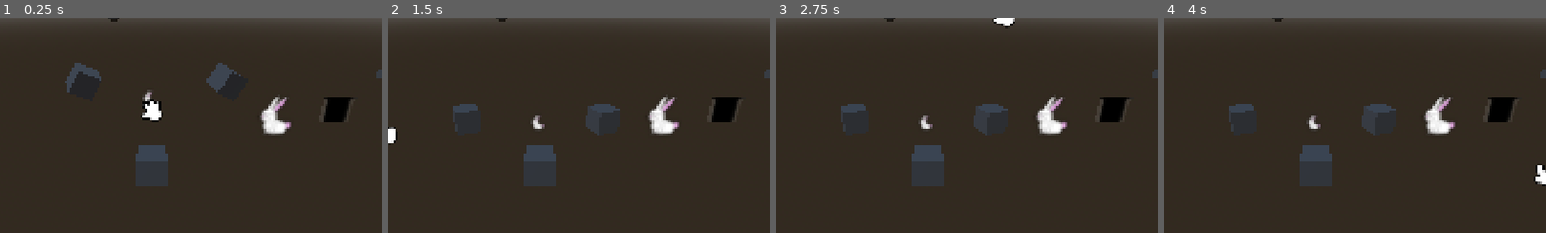
Above: before the commit, frames 1-4 (left to right).
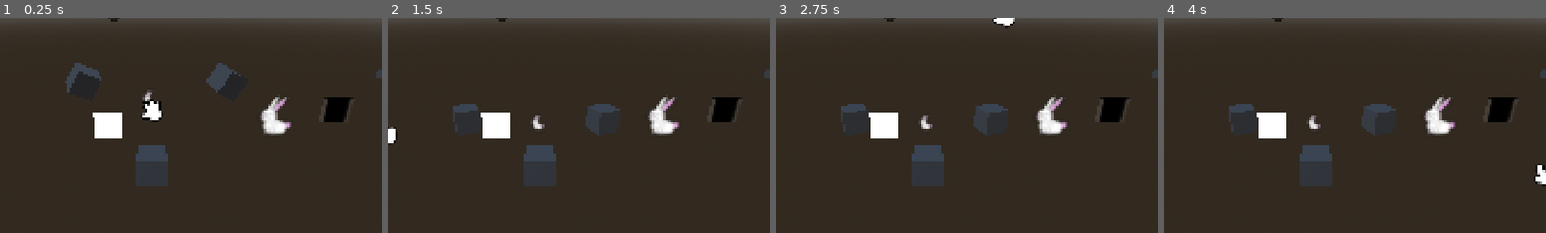
Above: after the commit, the same moments.

Repository: Momonyaro/cgj-2026
Game: Godot game, scene res://test/interactable/interact_test.tscn
Same seed, same stepped clock (60 frames per second), same inputs: the game is played once before the commit and once after it. This scene is started directly instead of the project's main scene.
Inputs (mouse positions are % of the whole screen's width and height, from its top left):
- Up to frame 1 (0.25 s): no input
- Up to frame 2 (1.5 s): tap Enter at 0.5 s; move the mouse to (72, 45) at 0.52 s; click (72, 45) at 0.6 s; tap Space at 0.77, 1.25 s; move the mouse to (30, 55) at 1.27 s; click (30, 55) at 1.35 s
- Up to frame 3 (2.75 s): tap Space at 1.52 s; tap Enter at 2 s; move the mouse to (60, 28) at 2.02 s; click (60, 28) at 2.1 s
- Up to frame 4 (4 s): tap Space at 2.75, 3.02, 3.77 s; move the mouse to (45, 70) at 2.77 s; click (45, 70) at 2.85 s; tap Enter at 3.5 s; move the mouse to (80, 65) at 3.52 s; click (80, 65) at 3.6 s
The pictures show only the part of the screen within x 30-80%, y 28-78%; the shares and areas given below are measured in that part.

The runs differ from the first frame. In frame 1, 0.9% of the frame differs, in the area x 24-32%, y 44-56%; in frame 2, 0.9%; in frame 3, 0.9%; in frame 4, 0.9%.

Commit message:
Add act 1 notes

Diff:
--- /dev/null
+++ b/src/shared/notes/note.tscn
@@ -0,0 +1,11 @@
+[gd_scene format=3 uid="uid://b776vcixoys55"]
+
+[ext_resource type="Texture2D" uid="uid://ctcvxl7t0tiyh" path="res://src/shared/notes/note_background.png" id="2_g4qow"]
+
+[node name="Note" type="Sprite3D" unique_id=103506030]
+transform = Transform3D(0.2, 0, 0, 0, 0.2, 0, 0, 0, 0.82, 0, 0, 0)
+sorting_offset = 0.1
+
+[node name="NoteBackground" type="Sprite3D" parent="." unique_id=1222959225]
+transparent = false
+texture = ExtResource("2_g4qow")
--- a/test/interactable/interact_test.tscn
+++ b/test/interactable/interact_test.tscn
@@ -9,6 +9,7 @@
 [ext_resource type="Texture2D" uid="uid://b35dpwamaqcj4" path="res://src/acts/act1/bunny/bunny_sitting.png" id="7_pu1pi"]
 [ext_resource type="Script" uid="uid://ddll3vaiwqhtm" path="res://src/shared/vfx/sprite_bouncer.gd" id="8_c65ag"]
 [ext_resource type="PackedScene" uid="uid://ba51fdvs8604o" path="res://src/acts/act1/hat/hat_for_bunny.tscn" id="9_k2h86"]
+[ext_resource type="PackedScene" uid="uid://b776vcixoys55" path="res://src/shared/notes/note.tscn" id="10_sonte"]
 
 [sub_resource type="BoxMesh" id="BoxMesh_a1n5f"]
 
@@ -30,7 +31,6 @@
 [node name="InteractTest" type="Node3D" unique_id=529548822]
 
 [node name="Cursor" parent="." unique_id=1756082694 instance=ExtResource("1_5l4dq")]
-interactable_mask = 2
 
 [node name="InteractableCube" type="Area3D" parent="." unique_id=1843629447]
 transform = Transform3D(1, 0, 0, 0, 1, 0, 0, 0, 1, 0, 0, 2.9606533)
@@ -149,3 +149,6 @@
 
 [node name="HatForBunny" parent="." unique_id=883983318 instance=ExtResource("9_k2h86")]
 transform = Transform3D(-1, 1.509958e-07, 0, -1.509958e-07, -1, 0, 0, 0, 1, 8.441951, 0.6861434, 0)
+
+[node name="Note" parent="." unique_id=103506030 instance=ExtResource("10_sonte")]
+transform = Transform3D(0.24351037, 0, 0, 0, 0.24351037, 0, 0, 0, 1, -1.9072133, 0.1355995, -9.536743e-07)
Binary file added: src/act1_3.png
Not shown, added: src/act1_3.png.import
Binary file added: src/acts/act1/instructions/act1_1.png
Not shown, added: src/acts/act1/instructions/act1_1.png.import
Binary file added: src/acts/act1/instructions/act1_2.png
Not shown, added: src/acts/act1/instructions/act1_2.png.import
Binary file added: src/shared/notes/note_background.png
Not shown, added: src/shared/notes/note_background.png.import
